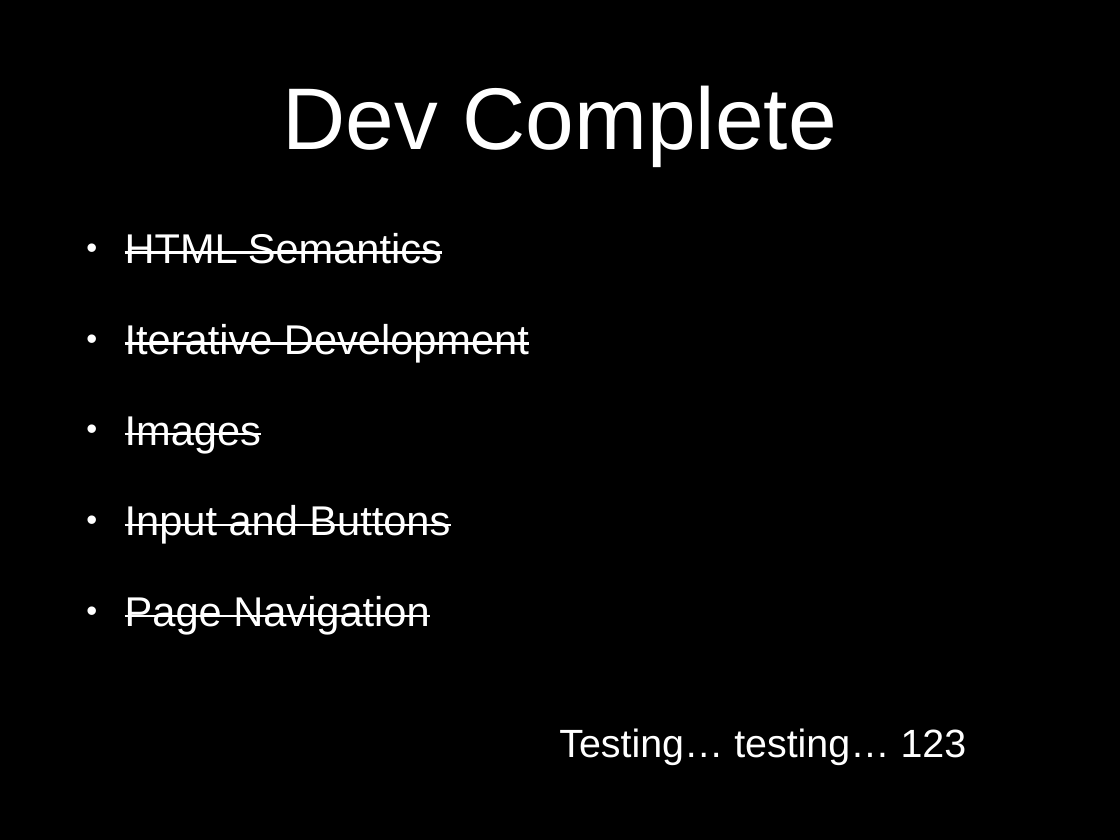
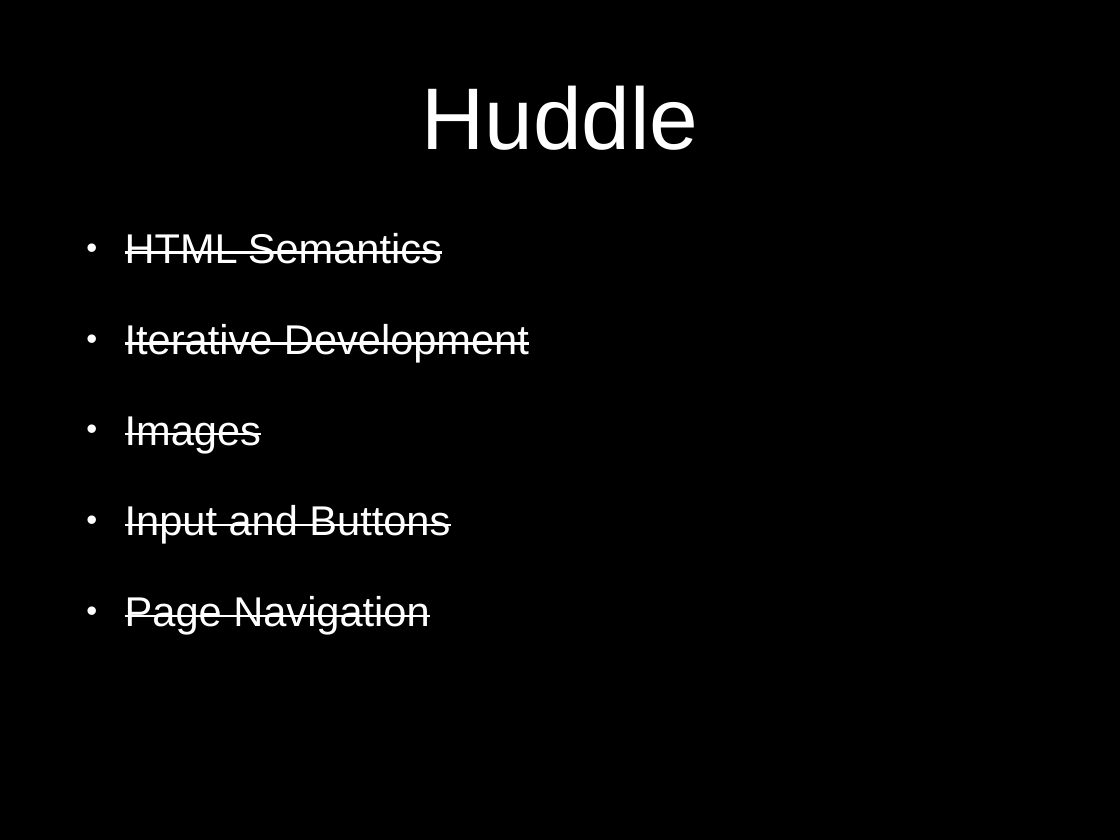
Before and after one commit to D-Code-DL/Slides, a slide deck: slide 56 of Class Presentations/Day3 JS Class.pptm. Drawn at 1120x840 pixels with LibreOffice and Linux fonts; fonts in the diff are those of the drawing. Boxes give left, top, right and bottom in pixels: in the first picture for what was removed or moved away, otherwise in the second. Text is boxed around its words. In the diff, an @@ line names an element or a change of style, - is before the commit and + after.

Commit message:
Update Dev Complete slide to Huddle

```diff
--- a/Class Presentations/Day3 JS Class.pptm
+++ b/Class Presentations/Day3 JS Class.pptm
@@ title at (421,85,698,150): text changed @@
-Dev Complete
+Huddle
@@ text removed at (559,728,967,765) @@
-Testing… testing… 123
```
